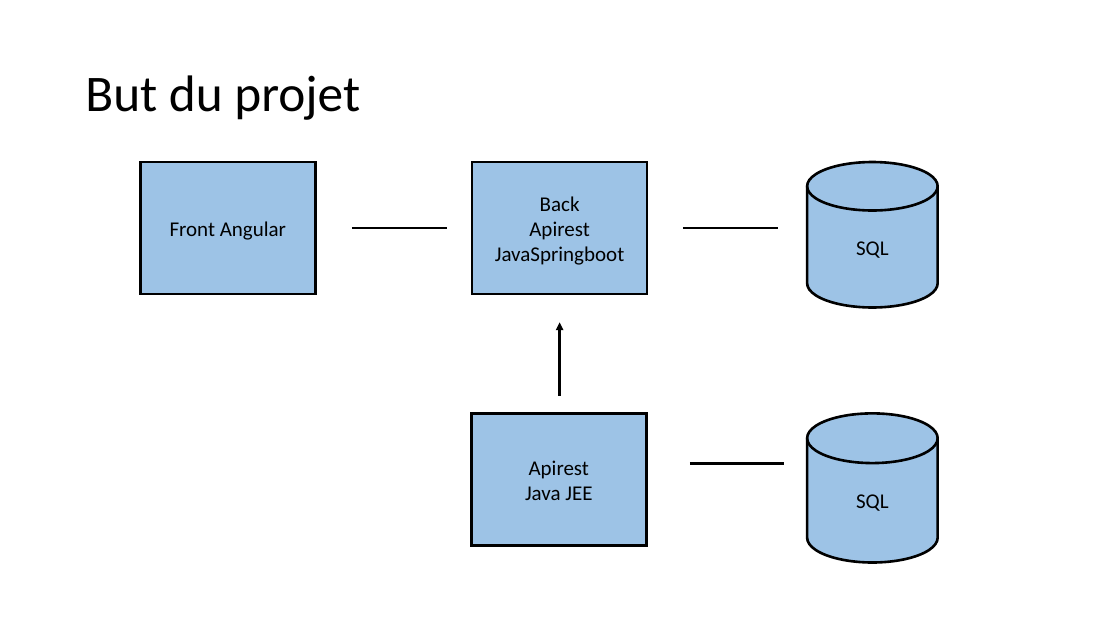
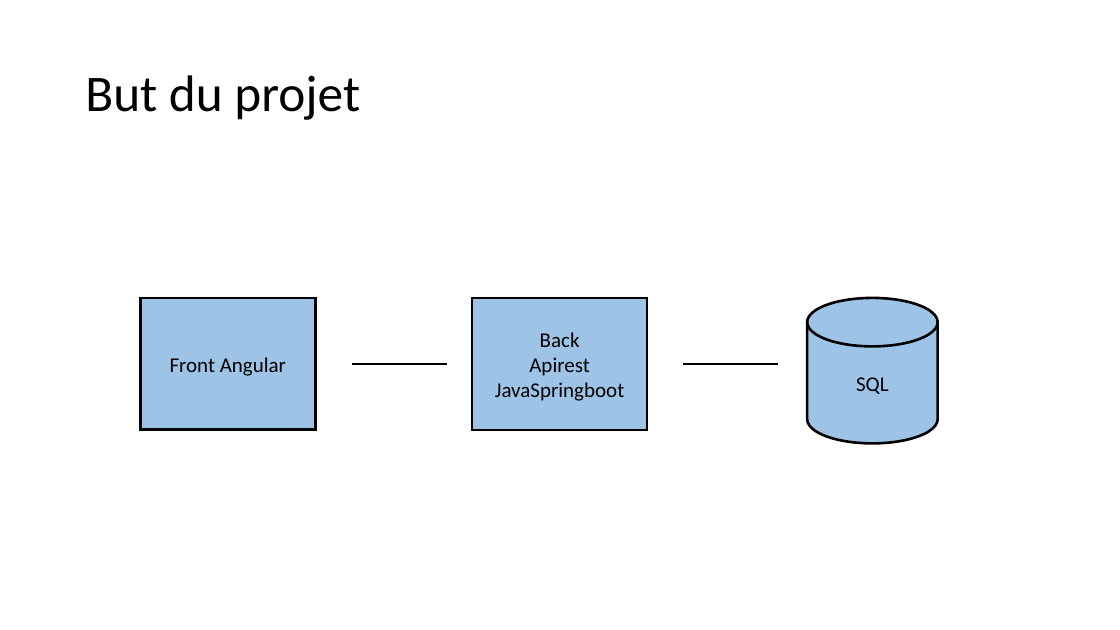
Before and after one commit to AlexaBou/project-history, a slide deck: slide 2 of Projet final.pptx. Drawn at 1120x630 pixels with LibreOffice and Linux fonts; fonts in the diff are those of the drawing. Boxes give left, top, right and bottom in pixels: in the first picture for what was removed or moved away, otherwise in the second. Text is boxed around its words. In the diff, an @@ line names an element or a change of style, - is before the commit and + after.

```diff
--- a/Projet final.pptx
+++ b/Projet final.pptx
@@ arrow removed from (560, 396) to (560, 323) @@
@@ 2 rectangles, 2 lines, 1 cylinder: place and size @@
-2 rectangles, 2 lines, 1 cylinder at (140,162,938,308)
+2 rectangles, 2 lines, 1 cylinder at (140,298,938,444)
@@ rectangle removed at (471,413,646,545) @@
-Apirest
-Java JEE
@@ cylinder removed at (807,413,938,563) @@
-SQL
@@ line removed from (690, 464) to (785, 464) @@
```
Also in this commit, not shown: 2 other slides changed.
